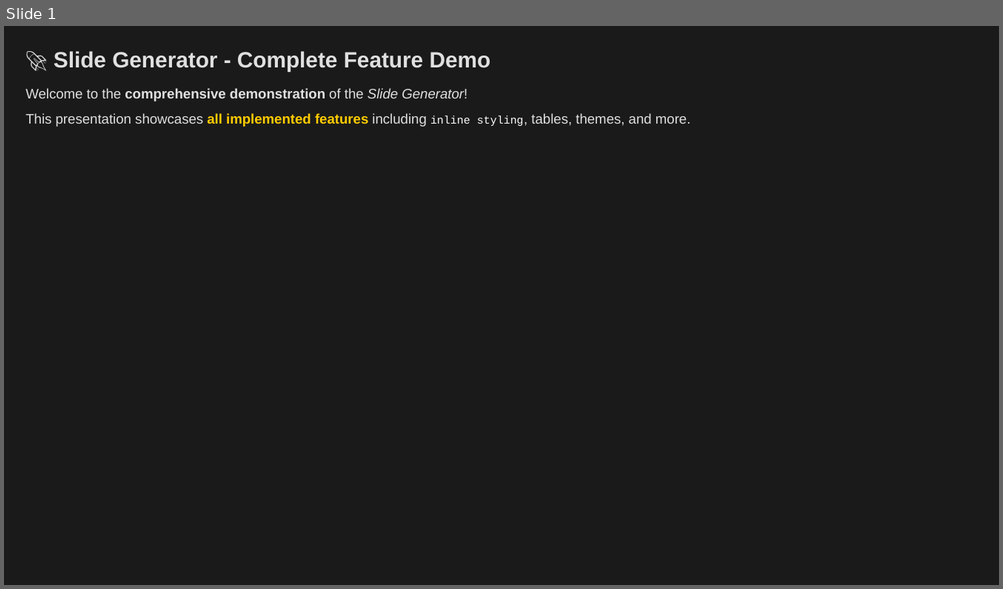
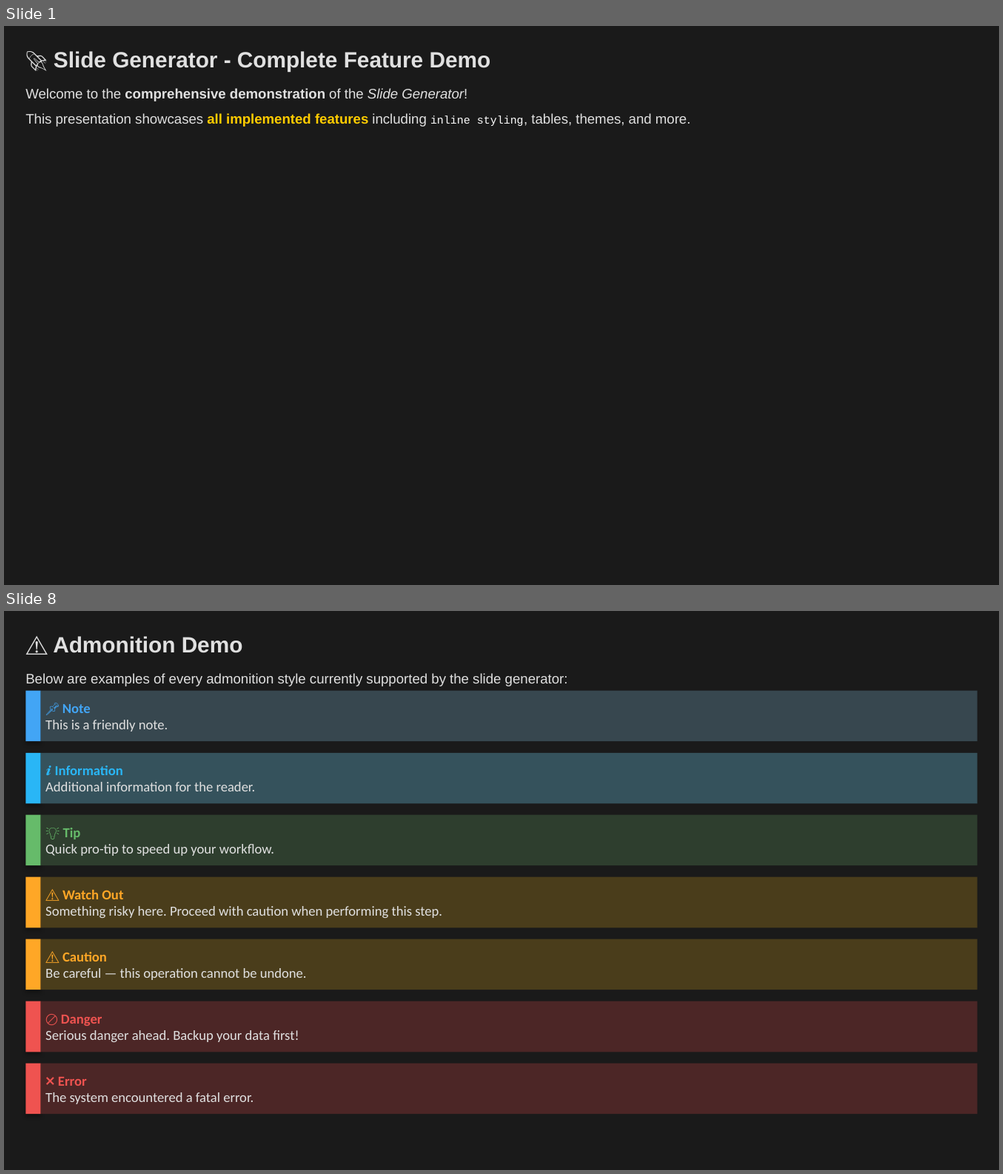
Before and after one commit to louisazhou/slidegenerator, a slide deck: output/comprehensive_demo_dark.pptx. Shown one above the other, each under a label of ours: slide 1 before the commit, slides 1 and 8 after it; the slides between them are not shown. The pictures are 1003x589 and 1003x1174 pixels, drawn with LibreOffice and Linux fonts; fonts in the diff are those of the drawing. Boxes give left, top, right and bottom in pixels: in the first picture for what was removed or moved away, otherwise in the second. Text is boxed around its words. In the diff, an @@ line names an element or a change of style, - is before the commit and + after.

Commit message:
add admonition support (and allow 2 column admonition)

```diff
--- a/output/comprehensive_demo_dark.pptx
+++ b/output/comprehensive_demo_dark.pptx
@@ slide 8 added at (4,611,999,1170), background #1A1A1A @@
@@ text added at (53,636,243,653), 16 pt, text #E0E0E0, bold @@
+⚠️ Admonition Demo
@@ text added at (25,673,568,686), 10 pt, text #E0E0E0 @@
+Below are examples of every admonition style currently supported by the slide generator:
@@ rectangle added at (26,691,41,741), fill #42A5F5 @@
@@ rectangle added at (41,691,976,741), fill #37474F, 10 pt, text #E0E0E0 @@
+📌 Note
+This is a friendly note.
@@ rectangle added at (26,753,41,804), fill #29B6F6 @@
@@ rectangle added at (41,753,976,804), fill #35525C, 10 pt, text #E0E0E0 @@
+ℹ️ Information
+Additional information for the reader.
@@ rectangle added at (26,815,41,866), fill #66BB6A @@
@@ rectangle added at (41,815,976,866), fill #2E3E2E, 10 pt, text #E0E0E0 @@
+💡 Tip
+Quick pro-tip to speed up your workflow.
@@ rectangle added at (26,877,41,928), fill #FFA726 @@
@@ rectangle added at (41,877,976,928), fill #4A3D1B, 10 pt, text #E0E0E0 @@
+⚠️ Watch Out
+Something risky here. Proceed with caution when performing this step.
@@ rectangle added at (26,940,41,990), fill #FFA726 @@
@@ rectangle added at (41,940,976,990), fill #4A3D1B, 10 pt, text #E0E0E0 @@
+⚠️ Caution
+Be careful — this operation cannot be undone.
@@ rectangle added at (26,1002,41,1053), fill #EF5350 @@
@@ rectangle added at (41,1002,976,1053), fill #4C2626, 10 pt, text #E0E0E0 @@
+🚫 Danger
+Serious danger ahead. Backup your data first!
@@ rectangle added at (26,1064,41,1114), fill #EF5350 @@
@@ rectangle added at (41,1064,976,1114), fill #4C2626, 10 pt, text #E0E0E0 @@
+❌ Error
+The system encountered a fatal error.
```
Also in this commit, not shown: 9 slides changed, 2 other slides added, 22 other files.
